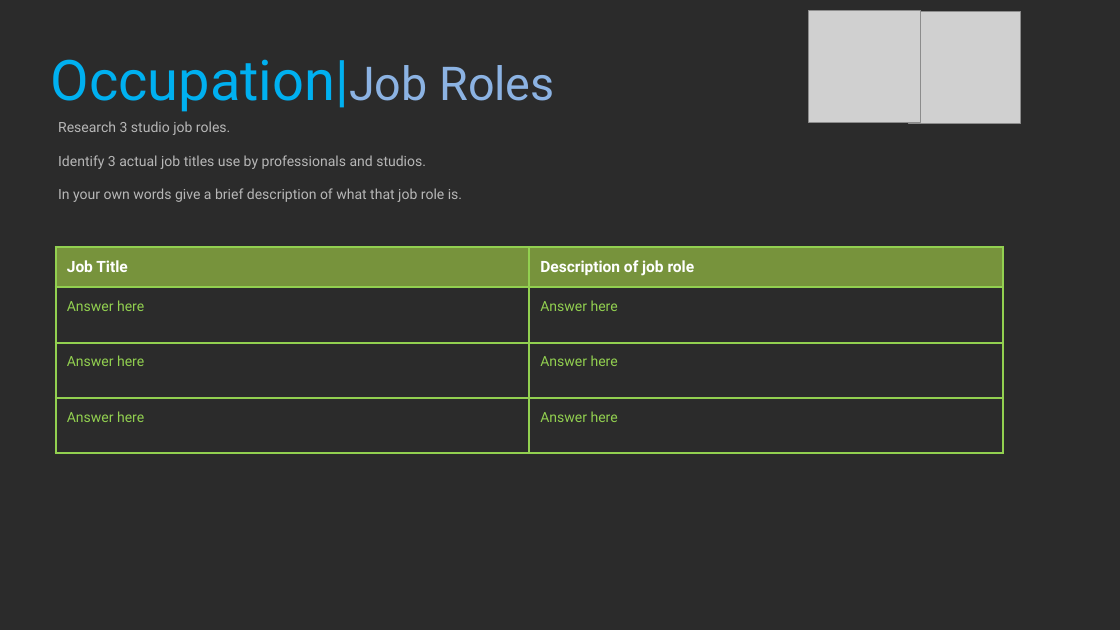
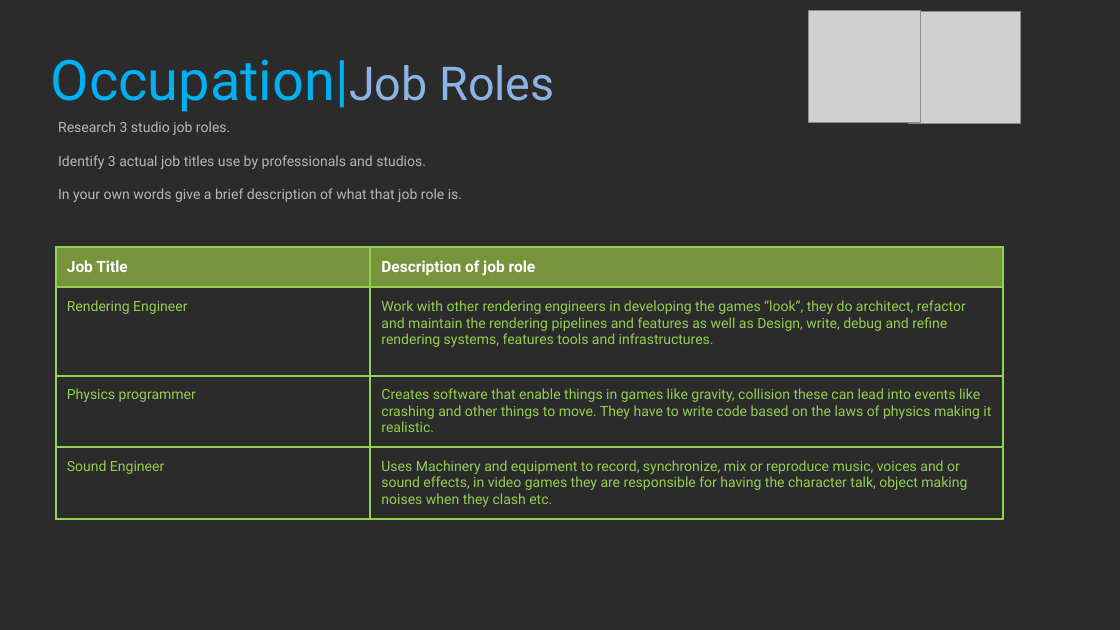
Before and after one commit to BenMate/ProfStudy1, a slide deck: slide 16 of 2021_Professional_Studies_1_YourName.pptx. Drawn at 1120x630 pixels with LibreOffice and Linux fonts; fonts in the diff are those of the drawing; grey boxes stand for pictures; background and template pictures are left out; a plain dark background stands for a picture behind light text. Boxes give left, top, right and bottom in pixels: in the first picture for what was removed or moved away, otherwise in the second. Text is boxed around its words. In the diff, an @@ line names an element or a change of style, - is before the commit and + after.

Commit message:
only thing left is whs

```diff
--- a/2021_Professional_Studies_1_YourName.pptx
+++ b/2021_Professional_Studies_1_YourName.pptx
@@ table at (56,246,1004,523) @@
-row 2, column 1: Answer here
+row 2, column 1: Rendering Engineer
-row 2, column 2: Answer here
+row 2, column 2: Work with other rendering engineers in developing the games “look”, they do architect, refactor and maintain the rendering pipelines and features as well as Design, write, debug and refine rendering systems, features tools and infrastructures.
-row 3, column 1: Answer here
+row 3, column 1: Physics programmer
-row 3, column 2: Answer here
+row 3, column 2: Creates software that enable things in games like gravity, collision these can lead into events like crashing and other things to move. They have to write code based on the laws of physics making it realistic.
-row 4, column 1: Answer here
+row 4, column 1: Sound Engineer
-row 4, column 2: Answer here
+row 4, column 2: Uses Machinery and equipment to record, synchronize, mix or reproduce music, voices and or sound effects, in video games they are responsible for having the character talk, object making noises when they clash etc.
```
Also in this commit, not shown: 26 other slides changed, 6 other files.
